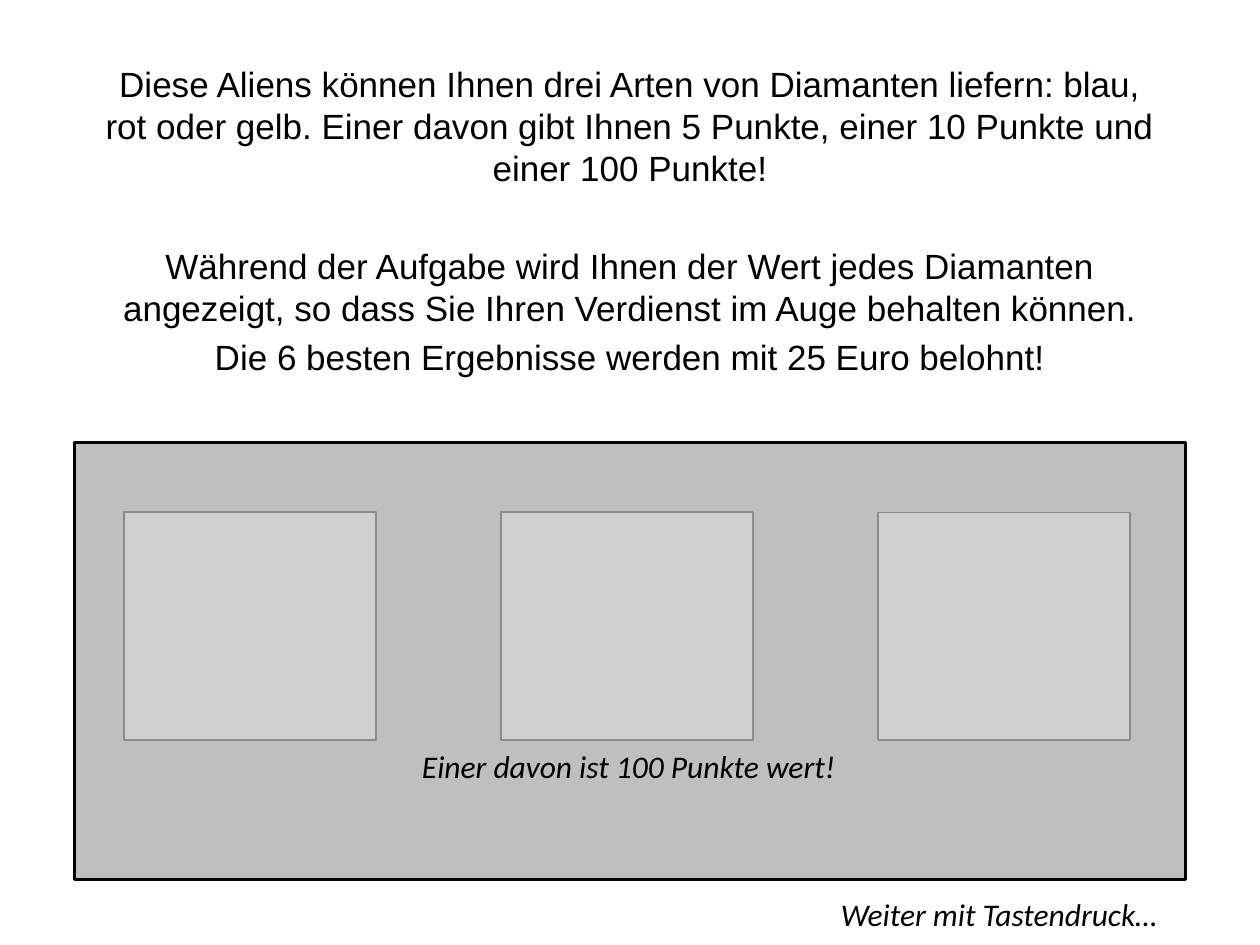
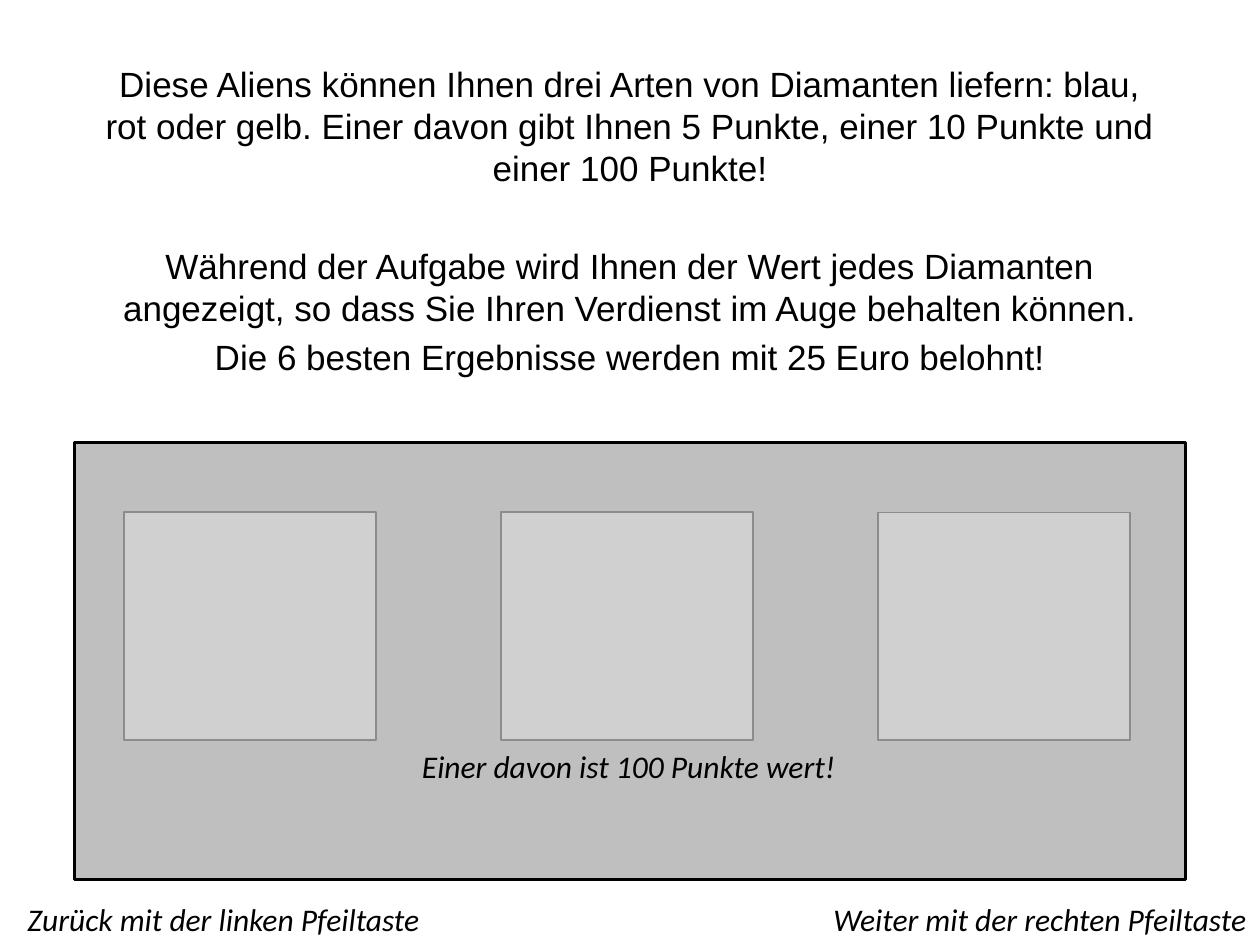
Before and after one commit to snebe/MATLAB-Habits-Overtraining-Exp3, a slide deck: slide 4 of instructions/AlienTask-fMRI_Instructions-German.pptx. Drawn at 1260x945 pixels with LibreOffice and Linux fonts; fonts in the diff are those of the drawing; grey boxes stand for pictures. Boxes give left, top, right and bottom in pixels: in the first picture for what was removed or moved away, otherwise in the second. Text is boxed around its words. In the diff, an @@ line names an element or a change of style, - is before the commit and + after.

```diff
--- a/instructions/AlienTask-fMRI_Instructions-German.pptx
+++ b/instructions/AlienTask-fMRI_Instructions-German.pptx
@@ text added at [27,909,419,935], 18 pt, text #000000, italic @@
+Zurück mit der linken Pfeiltaste
@@ text at [833,909,1246,935]: text changed @@
-Weiter mit Tastendruck…
+Weiter mit der rechten Pfeiltaste
```
Also in this commit, not shown: 8 other slides changed, 12 other files.
